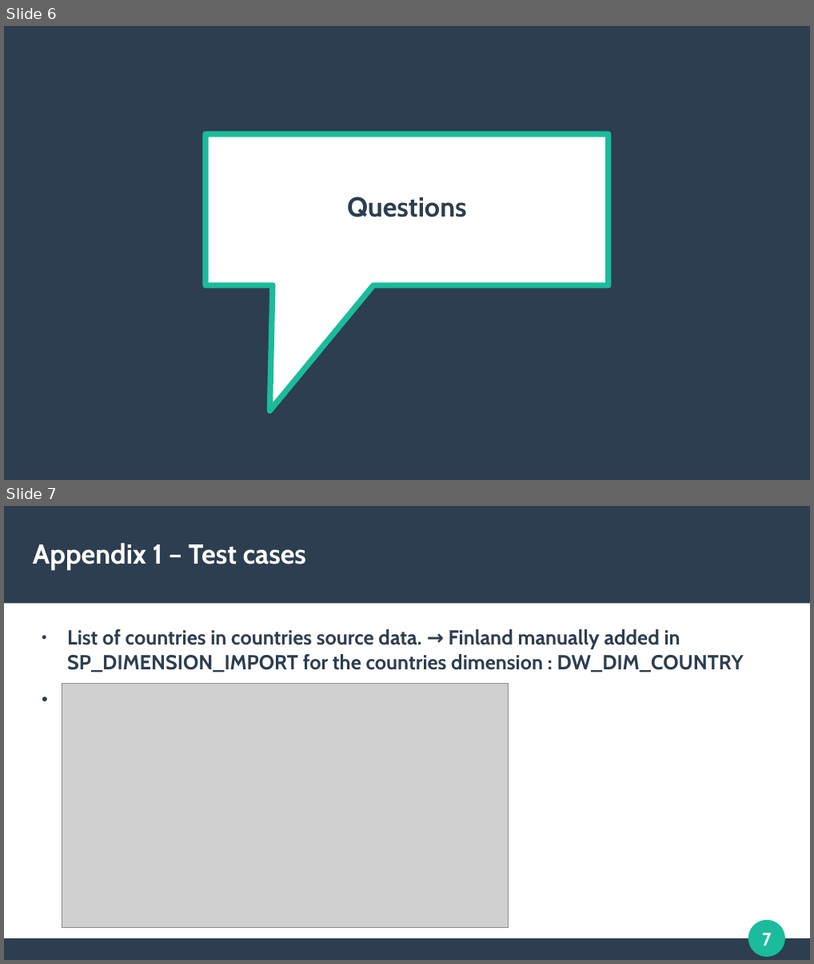
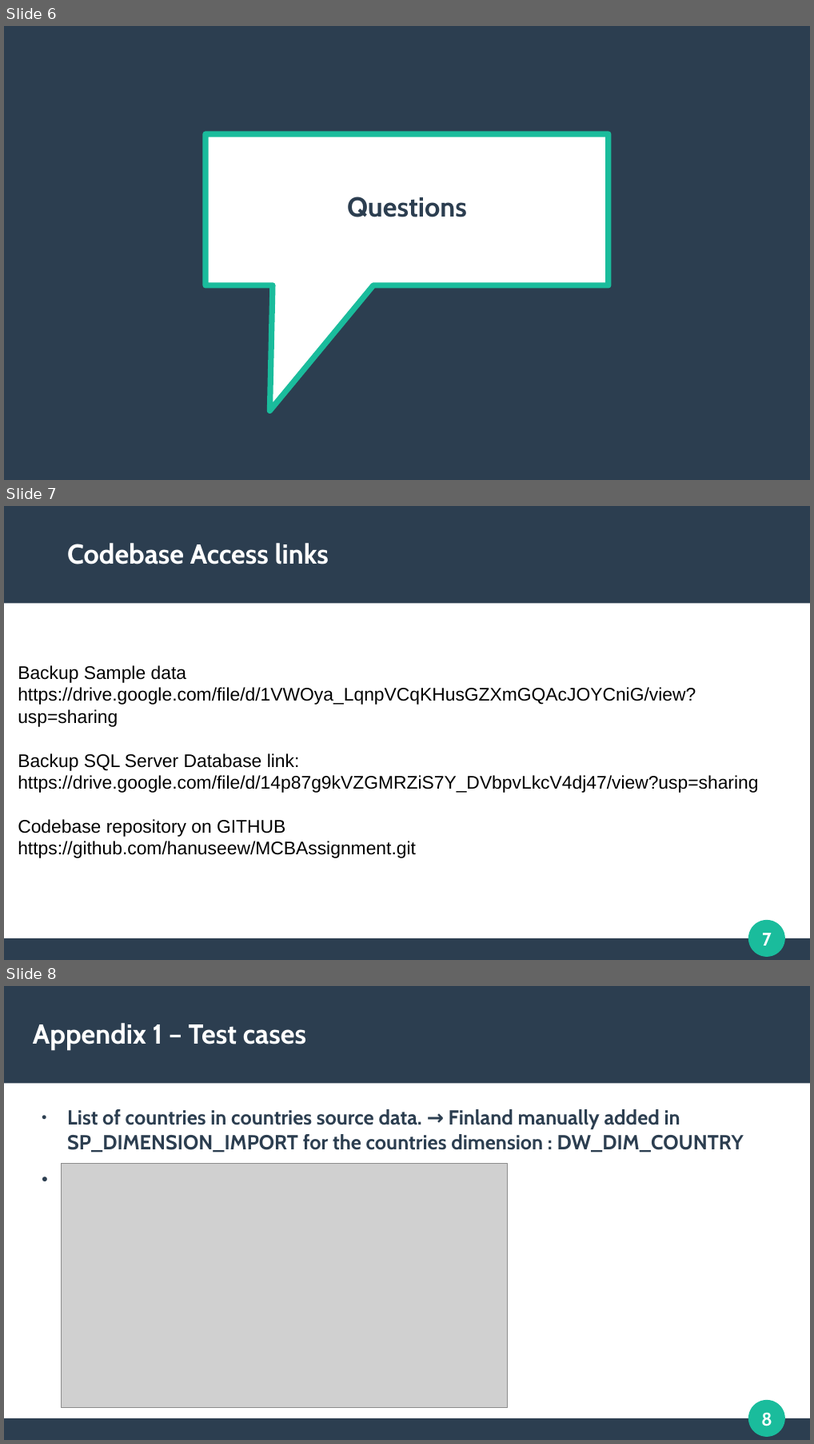
Before and after one commit to hanuseew/MCBAssignment, a slide deck: MCB Case Study Engineering Data Lead.pptx. Shown one above the other, each under a label of ours: slides 6 and 7 before the commit, slides 6, 7 and 8 after it. The pictures are 814x964 and 814x1444 pixels, drawn with LibreOffice and Linux fonts; fonts in the diff are those of the drawing; grey boxes stand for pictures. Boxes give left, top, right and bottom in pixels: in the first picture for what was removed or moved away, otherwise in the second. Text is boxed around its words. In the diff, an @@ line names an element or a change of style, - is before the commit and + after.

```diff
--- a/MCB Case Study Engineering Data Lead.pptx
+++ b/MCB Case Study Engineering Data Lead.pptx
@@ slide 7 added at [4, 506, 810, 960], background #FFFFFF; not listed: 4 template elements that a slide beside it also shows @@
@@ text added at [67, 543, 329, 564], 27 pt, text #FFFFFF, bold @@
+● Codebase Access links
@@ text added at [18, 665, 758, 858], 18 pt, text #000000 @@
+Backup Sample data
+https://drive.google.com/file/d/1VWOya_LqnpVCqKHusGZXmGQAcJOYCniG/view?usp=sharing
+Backup SQL Server Database link:
+https://drive.google.com/file/d/14p87g9kVZGMRZiS7Y_DVbpvLkcV4dj47/view?usp=sharing
+Codebase repository on GITHUB
+https://github.com/hanuseew/MCBAssignment.git
@@ what was slide 7 is now slide 8 @@
@@ page number at [762, 1412, 773, 1426]: text changed @@
-7
+8
```
Also in this commit, not shown: 1 slide changed, 1 other file.
